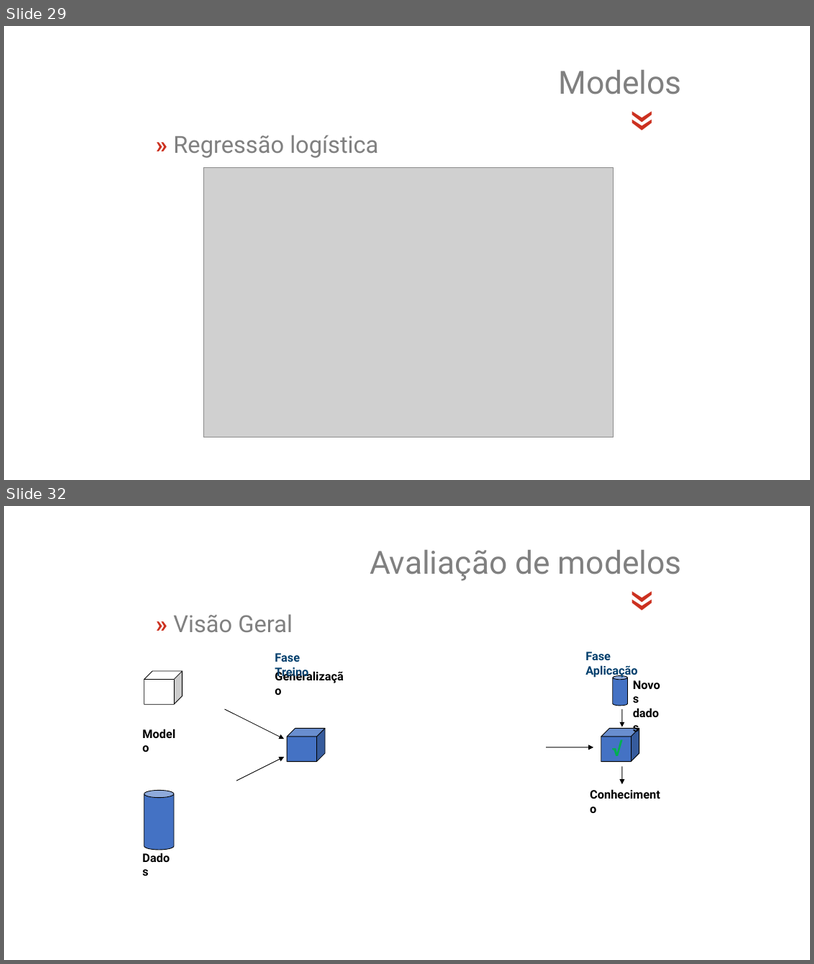
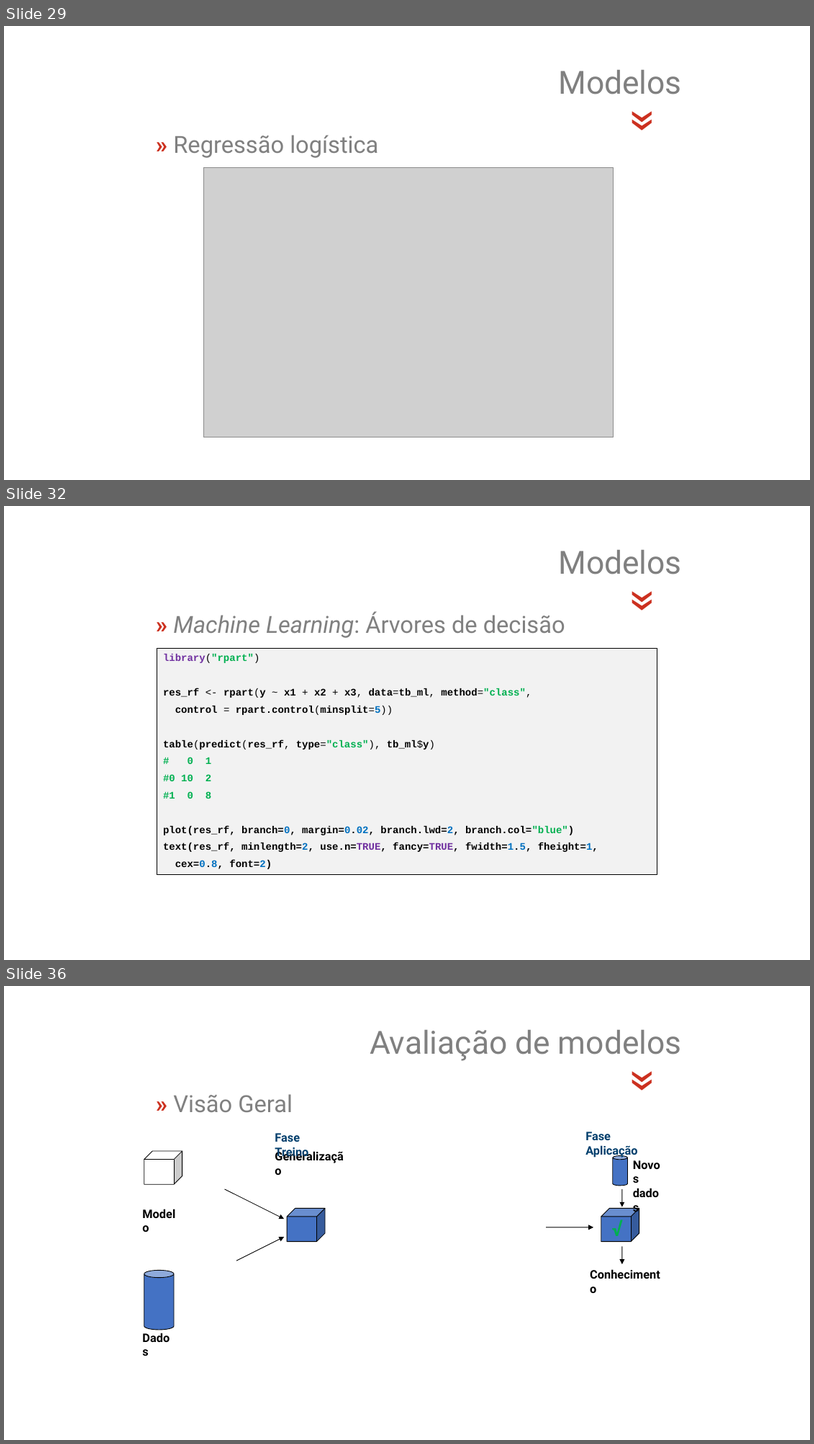
Before and after one commit to jsollari/DSR-II2026, a slide deck: docs/DSR-II2026_JL_slides.pptx. Shown one above the other, each under a label of ours: slides 29 and 32 before the commit, slides 29, 32 and 36 after it; the slides between them are not shown. The pictures are 814x964 and 814x1444 pixels, drawn with LibreOffice and Linux fonts; fonts in the diff are those of the drawing; grey boxes stand for pictures; background and template pictures are left out. Boxes give left, top, right and bottom in pixels: in the first picture for what was removed or moved away, otherwise in the second. Text is boxed around its words. In the diff, an @@ line names an element or a change of style, - is before the commit and + after.

```diff
--- a/docs/DSR-II2026_JL_slides.pptx
+++ b/docs/DSR-II2026_JL_slides.pptx
@@ slide 32 added at (4, 506, 810, 960), background #FFFFFF @@
@@ text added at (558, 550, 682, 574), 38 pt, text #808080 @@
+Modelos
@@ text added at (602, 585, 669, 618), 60 pt, text #CC301F @@
+«
@@ text added at (173, 611, 566, 638), 28 pt, text #808080 @@
+» Machine Learning: Árvores de decisão
@@ rectangle added at (157, 649, 657, 875), fill #F2F2F2, outline #000000 0.75 pt, 12 pt, text #000000, bold @@
+library("rpart")
+res_rf <- rpart(y ~ x1 + x2 + x3, data=tb_ml, method="class",
+control = rpart.control(minsplit=5))
+table(predict(res_rf, type="class"), tb_ml$y)
+# 0 1
+#0 10 2
+#1 0 8
+plot(res_rf, branch=0, margin=0.02, branch.lwd=2, branch.col="blue")
+text(res_rf, minlength=2, use.n=TRUE, fancy=TRUE, fwidth=1.5, fheight=1,
+cex=0.8, font=2)
@@ what was slide 32 is now slide 36 @@
```
Also in this commit, not shown: 2 slides changed, 3 other slides added, 2 other files.
